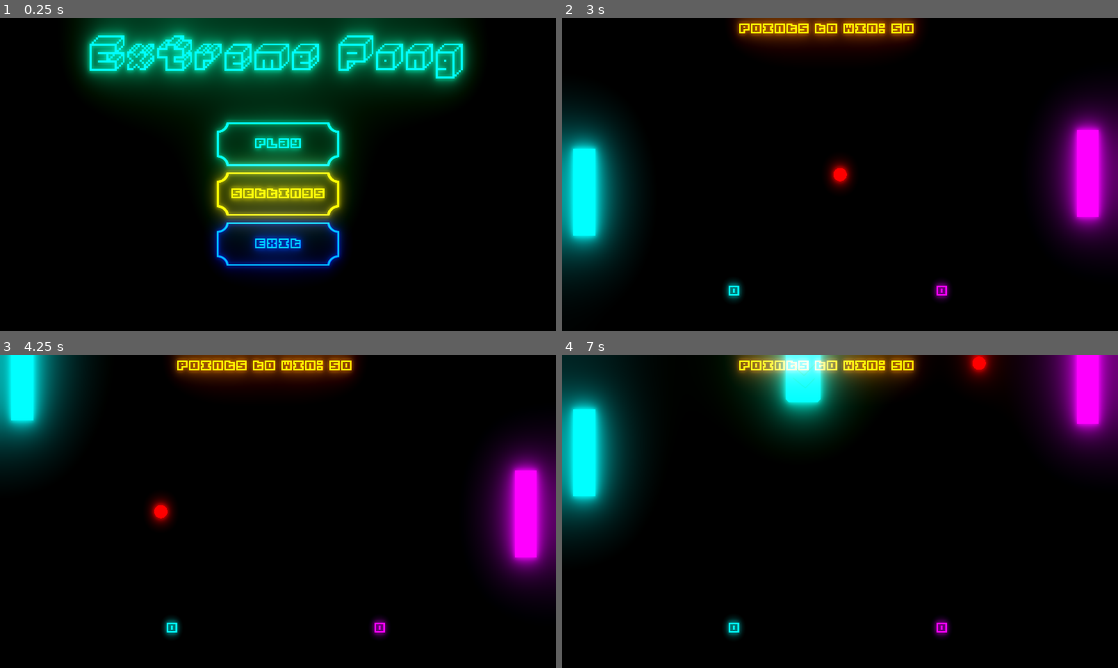
Above: before the commit, frames 1-4 (two rows, left to right).
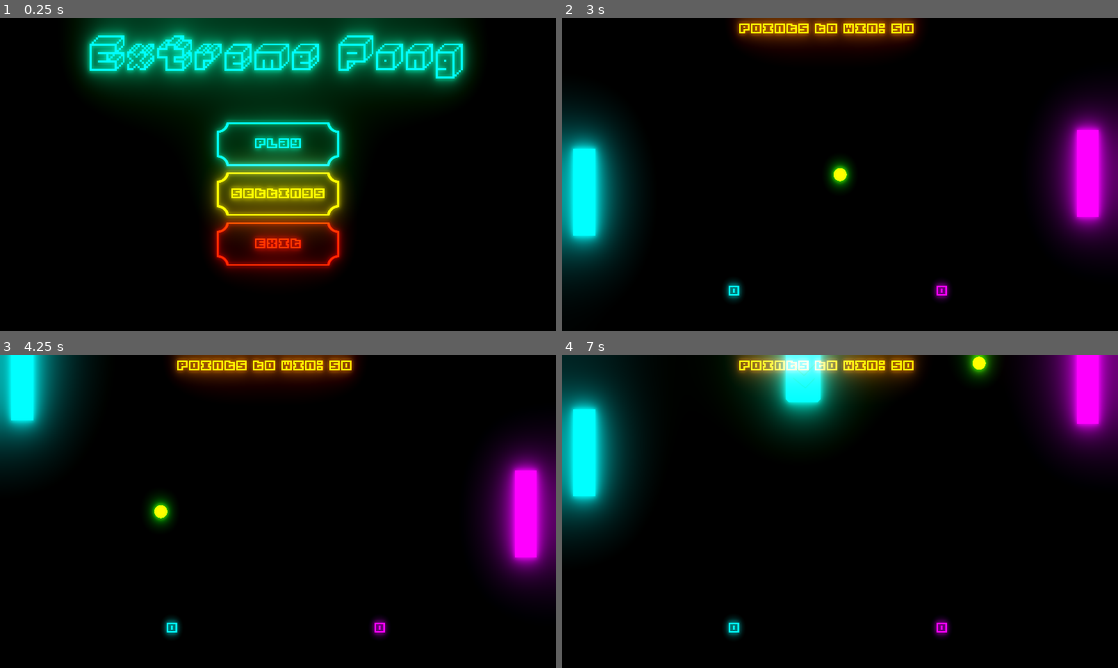
Above: after the commit, the same moments.

Repository: swip3798/ExtremePong
Game: Godot game, scene res://Objects/Main Menu.tscn
The game is run twice, just before and just after one commit, with the same random seed, the same clock (stepped at 60 frames per second) and the same inputs.
Inputs (mouse positions are in pixels of both pictures, inside the frame that each line leads up to):
- Up to frame 1 (0.25 s): no input
- Up to frame 2 (3 s): click "Play" at 0.5 s; click "1 Player" at 1.25 s; click "1 Player" at 2 s; click "Play" at 2.75 s
- Up to frame 3 (4.25 s): move the mouse to (400, 495) at 3.52 s; hold W (ui_up) from 3.53 s (still down); click (400, 495) at 3.67 s
- Up to frame 4 (7 s): move the mouse to (728, 527) at 4.27 s; release W (ui_up) at 4.28 s; hold S (ui_down) 4.28-5.03 s; move the mouse to (895, 442) at 5.02 s; hold W (ui_up) 5.03-6.53 s; move the mouse to (812, 574) at 5.77 s; click (812, 574) at 5.92 s; move the mouse to (1006, 558) at 6.52 s; hold S (ui_down) from 6.53 s (still down)

The runs differ from the first frame. In frame 1, 4.7% of the frame differs, in the area x 37-63%, y 61-83%; in frame 2, 0.4%; in frame 3, 0.4%; in frame 4, 0.6%.

Commit message:
Rescaled border, changed ball color

Diff:
--- a/Objects/AIController.gd
+++ b/Objects/AIController.gd
@@ -71,10 +71,13 @@
 			elif rel_enterpoint < target_point:
 				Player.move_up(delta)
 	elif difficulty == 2:
-		if Ball.speed != Vector2(0,0) and Ball.speed[0] != 0 and not calculated:
+		if Ball.speed != Vector2(0,0) and Ball.speed[0] != 0 and not calculated and Ball.get_position()[0] < Player.get_position()[0]:
 			go_to_point = get_ball_y(Ball.get_position(), Ball.speed, Ball.size)
 			dtarget.set_position(go_to_point)
 			calculated = true
+		elif Ball.speed == Vector2(0,0):
+			go_to_point = Vector2(Player.get_position()[0], ProjectSettings.get_setting("globals/height") / 2)
+			dtarget.set_position(go_to_point)
 		if Player.speed > 0:
 			if Player.get_position()[1] < go_to_point[1]:
 				Player.move_down(delta)
--- a/Objects/Ball.gd
+++ b/Objects/Ball.gd
@@ -26,7 +26,7 @@
 	var step = (speed*delta*speedFactor)
 	if abs(step[0]) > 35:
 		step = Vector2(35 * (step[0] / abs(step[0])), step[1])
-	print(step)
+	print(position)
 	set_position(get_position() + step)
 	if get_position()[1] < 0:
 		set_position(Vector2(get_position()[0], get_position()[1] * 0))
--- a/Objects/Level.gd
+++ b/Objects/Level.gd
@@ -33,17 +33,15 @@
 	ball.reset()
 
 func _on_exit_left(area):
-	if ball.speed[0] < 0:
-		ball.set_position(Vector2(0, ball.get_position()[1]))
-		player2.points += 1
-		reset()
+	ball.set_position(Vector2(0, ball.get_position()[1]))
+	player2.points += 1
+	reset()
 
 
 func _on_exit_right(area):
-	if ball.speed[0] > 0:
-		ball.set_position(Vector2(1280, ball.get_position()[1]))
-		player1.points += 1
-		reset()
+	ball.set_position(Vector2(1280, ball.get_position()[1]))
+	player1.points += 1
+	reset()
 
 func update_labels():
 	get_node("PointsPlayer1").text = str(player1.points)
--- a/Objects/Level.tscn
+++ b/Objects/Level.tscn
@@ -18,7 +18,7 @@
 
 [node name="Ball" parent="." index="0" instance=ExtResource( 2 )]
 
-modulate = Color( 1, 0, 0, 1 )
+modulate = Color( 0.476563, 1, 0, 1 )
 position = Vector2( 964.637, 131.106 )
 z_index = -1
 _sections_unfolded = [ "Transform", "Visibility", "Z Index" ]
@@ -51,23 +51,23 @@
 
 [node name="Border" parent="." index="6" instance=ExtResource( 7 )]
 
-position = Vector2( 643.346, -52.1197 )
-scale = Vector2( 19.9483, 1.43376 )
+position = Vector2( 645.666, -52.1197 )
+scale = Vector2( 21.3854, 1.43376 )
 
 [node name="Border2" parent="." index="7" instance=ExtResource( 7 )]
 
-position = Vector2( 637.965, 797.597 )
-scale = Vector2( 19.899, 2.33635 )
+position = Vector2( 644.913, 797.597 )
+scale = Vector2( 21.3618, 2.33635 )
 
 [node name="Border3" parent="." index="8" instance=ExtResource( 7 )]
 
-position = Vector2( -105.104, 358.427 )
-scale = Vector2( 3.21132, 10.4754 )
+position = Vector2( -156.798, 371.548 )
+scale = Vector2( 3.21132, 13.9429 )
 
 [node name="Border4" parent="." index="9" instance=ExtResource( 7 )]
 
-position = Vector2( 1350.49, 357.898 )
-scale = Vector2( 2.17415, 10.5709 )
+position = Vector2( 1457.26, 381.345 )
+scale = Vector2( 3.51267, 13.8722 )
 
 [node name="PointsPlayer1" type="Label" parent="." index="10"]
 
@@ -162,8 +162,8 @@
 
 [connection signal="collision_detected" from="Player" to="AIController" method="_on_Player_collision_detected"]
 
-[connection signal="area_exited" from="Border3" to="." method="_on_exit_left"]
+[connection signal="area_entered" from="Border3" to="." method="_on_exit_left"]
 
-[connection signal="area_exited" from="Border4" to="." method="_on_exit_right"]
+[connection signal="area_entered" from="Border4" to="." method="_on_exit_right"]
 
 [connection signal="timeout" from="Spawner" to="Spawner" method="_on_Spawner_timeout"]
--- a/Objects/Main Menu.tscn
+++ b/Objects/Main Menu.tscn
@@ -134,7 +134,7 @@
 
 [node name="Exit" parent="." index="4" instance=ExtResource( 4 )]
 
-modulate = Color( 0, 0.4375, 1, 1 )
+modulate = Color( 1, 0.1875, 0, 1 )
 margin_left = 499.0
 margin_top = 470.0
 margin_right = 781.0
